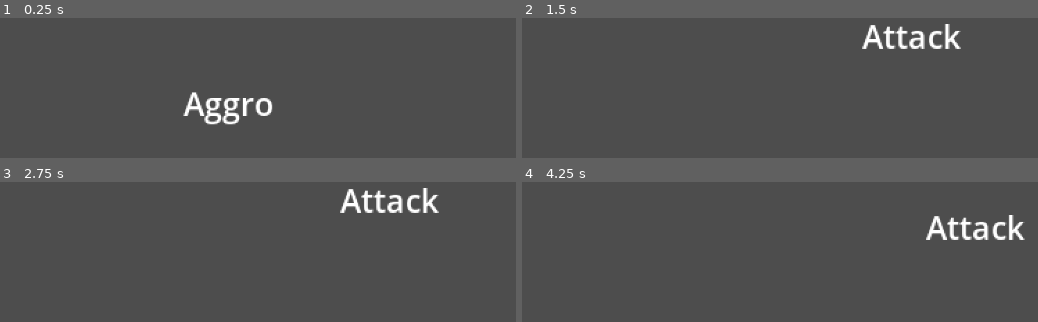
Above: before the commit, frames 1-4 (two rows, left to right).
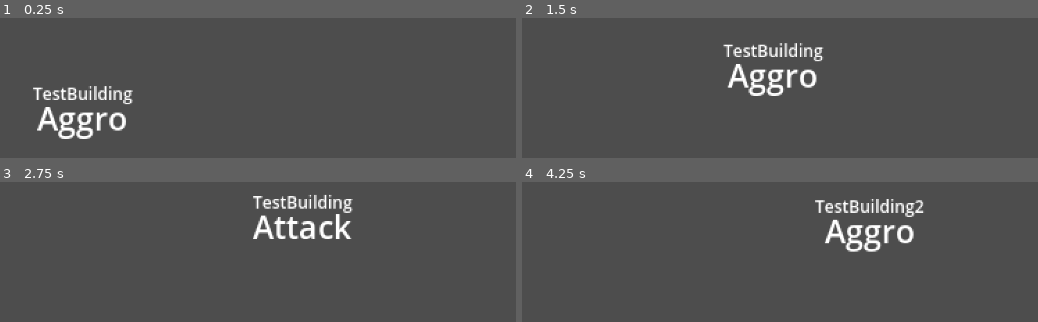
Above: after the commit, the same moments.

Repository: Cedro23/TDCardGame
Game: Godot game, scene res://scenes/game.tscn
The game is run twice, just before and just after one commit, with the same random seed, the same clock (stepped at 60 frames per second) and the same inputs.
Inputs:
- Up to frame 1 (0.25 s): no input
- Up to frame 2 (1.5 s): no input
- Up to frame 3 (2.75 s): no input
- Up to frame 4 (4.25 s): tap Enter at 2.75 s

The runs differ from the first frame. In frame 1, 4.4% of the frame differs, in the area x 6-53%, y 48-87%; in frame 2, 4.3%; in frame 3, 4.1%; in frame 4, 4.5%, in the area x 56-98%, y 12-50%.

Commit message:
I don't even remember, I need to fix the melee enemy

Diff:
--- a/scenes/enemies/enemy_state_machine.tscn
+++ b/scenes/enemies/enemy_state_machine.tscn
@@ -2,5 +2,6 @@
 
 [ext_resource type="Script" path="res://scripts/enemies/enemy_state_machine.gd" id="1_5ueyt"]
 
-[node name="EnemyStateMachine" type="Node"]
+[node name="EnemyStateMachine" type="Node" node_paths=PackedStringArray("current_state")]
 script = ExtResource("1_5ueyt")
+current_state = NodePath("")
--- a/scenes/enemies/melee_enemy.tscn
+++ b/scenes/enemies/melee_enemy.tscn
@@ -40,6 +40,7 @@
 
 [node name="Alert" type="Node" parent="EnemyStateMachine"]
 script = ExtResource("3_q4ba4")
+can_move = null
 
 [node name="Aggro" type="Node" parent="EnemyStateMachine"]
 script = ExtResource("4_pfile")
--- /dev/null
+++ b/scenes/enemies/ranged_enemy.tscn
@@ -0,0 +1,68 @@
+[gd_scene load_steps=11 format=3 uid="uid://bpgcemahdqh3q"]
+
+[ext_resource type="Script" path="res://scripts/enemies/basic_enemy.gd" id="1_bri4b"]
+[ext_resource type="PackedScene" uid="uid://d3hdo8rcvcwj8" path="res://scenes/enemies/enemy_state_machine.tscn" id="2_6omv4"]
+[ext_resource type="Script" path="res://scripts/enemies/alert_state.gd" id="3_cinbb"]
+[ext_resource type="Script" path="res://scripts/enemies/aggro_state.gd" id="4_43v6s"]
+[ext_resource type="Script" path="res://scripts/enemies/attack_state.gd" id="5_yy6q0"]
+[ext_resource type="Script" path="res://scripts/tools/state_debug.gd" id="6_1plag"]
+[ext_resource type="Script" path="res://scripts/tools/target_debug.gd" id="7_lqhyr"]
+
+[sub_resource type="CircleShape2D" id="CircleShape2D_242il"]
+radius = 16.0
+
+[sub_resource type="LabelSettings" id="LabelSettings_n6va3"]
+font_size = 23
+
+[sub_resource type="LabelSettings" id="LabelSettings_hlch6"]
+font_size = 12
+
+[node name="RangedEnemy" type="CharacterBody2D"]
+script = ExtResource("1_bri4b")
+
+[node name="Sprite2D" type="Sprite2D" parent="."]
+
+[node name="AttackTimer" type="Timer" parent="."]
+one_shot = true
+
+[node name="EnemyHitBox" type="CollisionShape2D" parent="."]
+shape = SubResource("CircleShape2D_242il")
+
+[node name="EnemyStateMachine" parent="." node_paths=PackedStringArray("enemy", "current_state") instance=ExtResource("2_6omv4")]
+enemy = NodePath("..")
+current_state = NodePath("Alert")
+
+[node name="Alert" type="Node" parent="EnemyStateMachine"]
+script = ExtResource("3_cinbb")
+can_move = null
+
+[node name="Aggro" type="Node" parent="EnemyStateMachine"]
+script = ExtResource("4_43v6s")
+
+[node name="Attack" type="Node" parent="EnemyStateMachine"]
+script = ExtResource("5_yy6q0")
+can_move = false
+
+[node name="StateDebug" type="Label" parent="." node_paths=PackedStringArray("state_machine")]
+offset_left = -52.0
+offset_top = -49.0
+offset_right = 52.0
+offset_bottom = -17.0
+text = "State"
+label_settings = SubResource("LabelSettings_n6va3")
+horizontal_alignment = 1
+script = ExtResource("6_1plag")
+state_machine = NodePath("../EnemyStateMachine")
+
+[node name="TargetDebug" type="Label" parent="." node_paths=PackedStringArray("enemy")]
+offset_left = -54.0
+offset_top = -59.0
+offset_right = 54.0
+offset_bottom = -42.0
+text = "Target"
+label_settings = SubResource("LabelSettings_hlch6")
+horizontal_alignment = 1
+script = ExtResource("7_lqhyr")
+enemy = NodePath("..")
+
+[connection signal="timeout" from="AttackTimer" to="EnemyStateMachine/Attack" method="_on_attack_timer_timeout"]
--- a/scenes/game.tscn
+++ b/scenes/game.tscn
@@ -1,18 +1,11 @@
-[gd_scene load_steps=5 format=3 uid="uid://dmlgh8lodh2rm"]
+[gd_scene load_steps=4 format=3 uid="uid://dmlgh8lodh2rm"]
 
-[ext_resource type="PackedScene" uid="uid://bl8xc53ebchfy" path="res://scenes/enemies/melee_enemy.tscn" id="1_yce7x"]
 [ext_resource type="Script" path="res://scripts/buildings/building.gd" id="2_qwapg"]
+[ext_resource type="PackedScene" uid="uid://bpgcemahdqh3q" path="res://scenes/enemies/ranged_enemy.tscn" id="3_ewmi7"]
 
 [sub_resource type="RectangleShape2D" id="RectangleShape2D_he7m6"]
 
-[sub_resource type="RectangleShape2D" id="RectangleShape2D_nxjy6"]
-size = Vector2(20, 136)
-
 [node name="Game" type="Node2D"]
-
-[node name="MeleeEnemy" parent="." instance=ExtResource("1_yce7x")]
-position = Vector2(-155, 14)
-_speed = 150.0
 
 [node name="Camera2D" type="Camera2D" parent="."]
 zoom = Vector2(2, 2)
@@ -34,16 +27,11 @@
 shape = SubResource("RectangleShape2D_he7m6")
 
 [node name="TestBuilding3" type="CharacterBody2D" parent="Buildings" groups=["Building"]]
-position = Vector2(49, 63)
+position = Vector2(-43, 45)
 script = ExtResource("2_qwapg")
 
 [node name="CollisionShape2D" type="CollisionShape2D" parent="Buildings/TestBuilding3"]
 shape = SubResource("RectangleShape2D_he7m6")
 
-[node name="StaticBody2D" type="StaticBody2D" parent="."]
-position = Vector2(-32, 0)
-
-[node name="CollisionShape2D" type="CollisionShape2D" parent="StaticBody2D"]
-position = Vector2(0, 44)
-shape = SubResource("RectangleShape2D_nxjy6")
-debug_color = Color(0.114948, 0.647515, 0, 0.42)
+[node name="RangedEnemy" parent="." instance=ExtResource("3_ewmi7")]
+position = Vector2(-250, 18)
--- a/scripts/buildings/building.gd
+++ b/scripts/buildings/building.gd
@@ -4,6 +4,9 @@
 @export_group("Health stats")
 @export var _max_hp: float = 100.0
 var _hp:float
+
+signal destroyed()
+
 
 # Called when the node enters the scene tree for the first time.
 func _ready():
@@ -16,4 +19,5 @@
 		_die()
 
 func _die():
+	destroyed.emit()
 	queue_free()
--- a/scripts/enemies/aggro_state.gd
+++ b/scripts/enemies/aggro_state.gd
@@ -1,10 +1,11 @@
 extends State
 class_name AggroState
 
-#? Is it supposed to be here ?
-func process(_delta):
-	pass
+func process(_delta: float):
+	if enemy.target != null && can_move:
+		var direction_to_target = (enemy.target.position - enemy.global_position).normalized()
+		enemy.velocity = direction_to_target * enemy.speed
+		enemy.move_and_slide()
 
-func _on_attack_range_body_entered(body: Node2D):
-	if body == enemy._target:
-		transitioned.emit("attack")
+		if enemy.target_in_range():
+			transitioned.emit("attack")
--- a/scripts/enemies/alert_state.gd
+++ b/scripts/enemies/alert_state.gd
@@ -4,19 +4,6 @@
 func enter():
 	pass
 
-func process(_delta:float):
-	if enemy._target == null:
-		enemy._target = get_target()
-	if enemy._target != null:
+func process(_delta: float):
+	if enemy.target != null:
 		transitioned.emit("aggro")
-
-func get_target():
-	var closest_building: Building = null
-	var buildings = get_tree().get_nodes_in_group("Building")
-
-	for b in buildings:
-		var distance = enemy.position.distance_to(b.position)
-		if closest_building == null or distance < closest_building.position.distance_to(b.position):
-			closest_building = b
-
-	return closest_building
--- a/scripts/enemies/attack_state.gd
+++ b/scripts/enemies/attack_state.gd
@@ -1,21 +1,26 @@
 extends State
 class_name AttackState
 
-var can_attack: bool = true
+var can_attack: bool = false
 
 func enter():
-	pass
+	enemy.attack_timer.start()
+
 
 func process(_delta):
+	if enemy.target == null or not target_in_range():
+		transitioned.emit("alert")
 	if can_attack:
 		can_attack = false
-		enemy.attack()
-		enemy._attack_timer.start()
+		attack()
+		enemy.attack_timer.start()
 
-func _on_attack_range_body_exited(body:Building):
-	if body == enemy._target:
-		enemy._target = null
-		transitioned.emit("alert")
+func attack():
+	enemy.target.take_damage(enemy.attack_damage)
 
 func _on_attack_timer_timeout():
 	can_attack = true
+
+func target_in_range() -> bool:
+	var distance = enemy.position.distance_to(enemy.target.position)
+	return distance <= enemy.attack_range
--- a/scripts/enemies/basic_enemy.gd
+++ b/scripts/enemies/basic_enemy.gd
@@ -5,22 +5,25 @@
 func _ready():
 	pass # Replace with function body.
 
-
 # Called every frame. 'delta' is the elapsed time since the previous frame.
 func _process(_delta: float):
-	if _target != null && state_machine.can_move():
-			var direction_to_target = (_target.position - global_position).normalized()
-			velocity = direction_to_target * _speed
-			move_and_slide()
+	if target == null:
+		target = get_target()
+		if target != null:
+			target.destroyed.connect(_on_target_destroyed)
 
-func attack():
-	_target.take_damage(_attack_damage)
 
-func take_damage(damage: float):
-	_hp -= damage
-	print(name + " has " + str(_hp) + "hp left")
-	if _hp <= 0:
-		_die()
+func get_target():
+	var closest_building: Building = null
+	var buildings = get_tree().get_nodes_in_group("Building")
 
-func _die():
-	queue_free()
+	for b in buildings:
+		var distance = position.distance_to(b.position)
+		if closest_building == null or distance < closest_building.position.distance_to(b.position):
+			closest_building = b
+
+	return closest_building
+
+func _on_target_destroyed():
+	target.destroyed.disconnect(_on_target_destroyed)
+	target = null
--- a/scripts/enemies/enemy.gd
+++ b/scripts/enemies/enemy.gd
@@ -8,20 +8,31 @@
 var _hp:float
 
 @export_group("Attack stats")
-@export var _attack_damage: float = 10.0
-## Seconds to wait before attacking again
-@export var _attack_cooldown: float = 1.0
-@onready var _attack_timer: Timer = $AttackTimer
+@export var attack_damage: float = 100.0
+@export var attack_range: float = 100.0
+@onready var attack_timer: Timer = $AttackTimer
 
-@export_group("Miscellaneous stats")
-@export var _speed: float = 100.0
+@export_group("Movement stats")
+@export var speed: float = 100.0
 
-
-var _target: Building = null
+var target: Building = null
 
 # Called when the node enters the scene tree for the first time.
 func _ready():
 	_hp = _max_hp
 
-func attack():
+func _process(_delta: float):
 	pass
+
+func take_damage(damage: float):
+	_hp -= damage
+	print(name + " has " + str(_hp) + "hp left")
+	if _hp <= 0:
+		_die()
+
+func _die():
+	queue_free()
+
+func target_in_range() -> bool:
+	var distance = position.distance_to(target.position)
+	return distance <= attack_range
--- /dev/null
+++ b/scripts/tools/target_debug.gd
@@ -0,0 +1,10 @@
+extends Label
+
+@export var enemy: Enemy
+
+# Called every frame. 'delta' is the elapsed time since the previous frame.
+func _process(_delta):
+	if enemy.target != null:
+		text = enemy.target.name
+	else:
+		text = "None"
